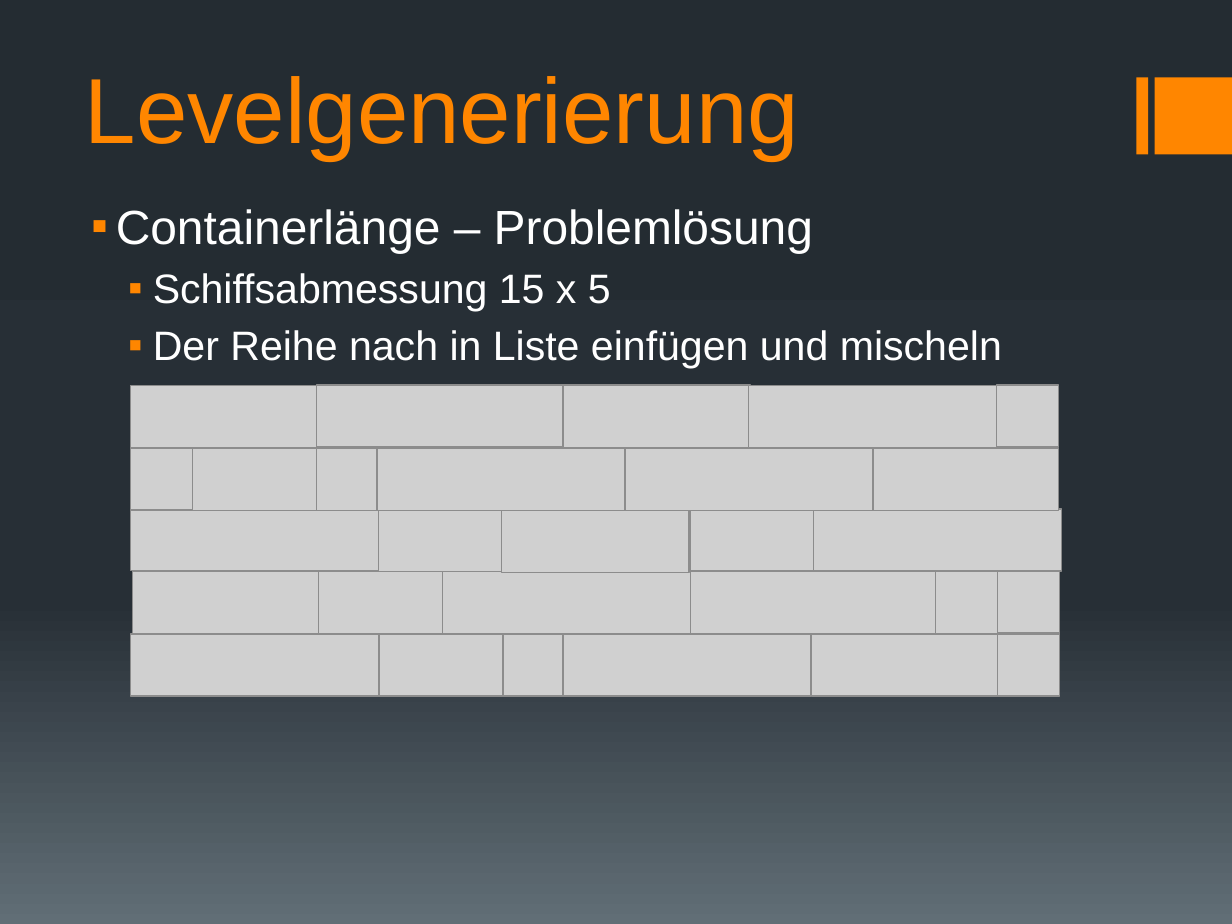
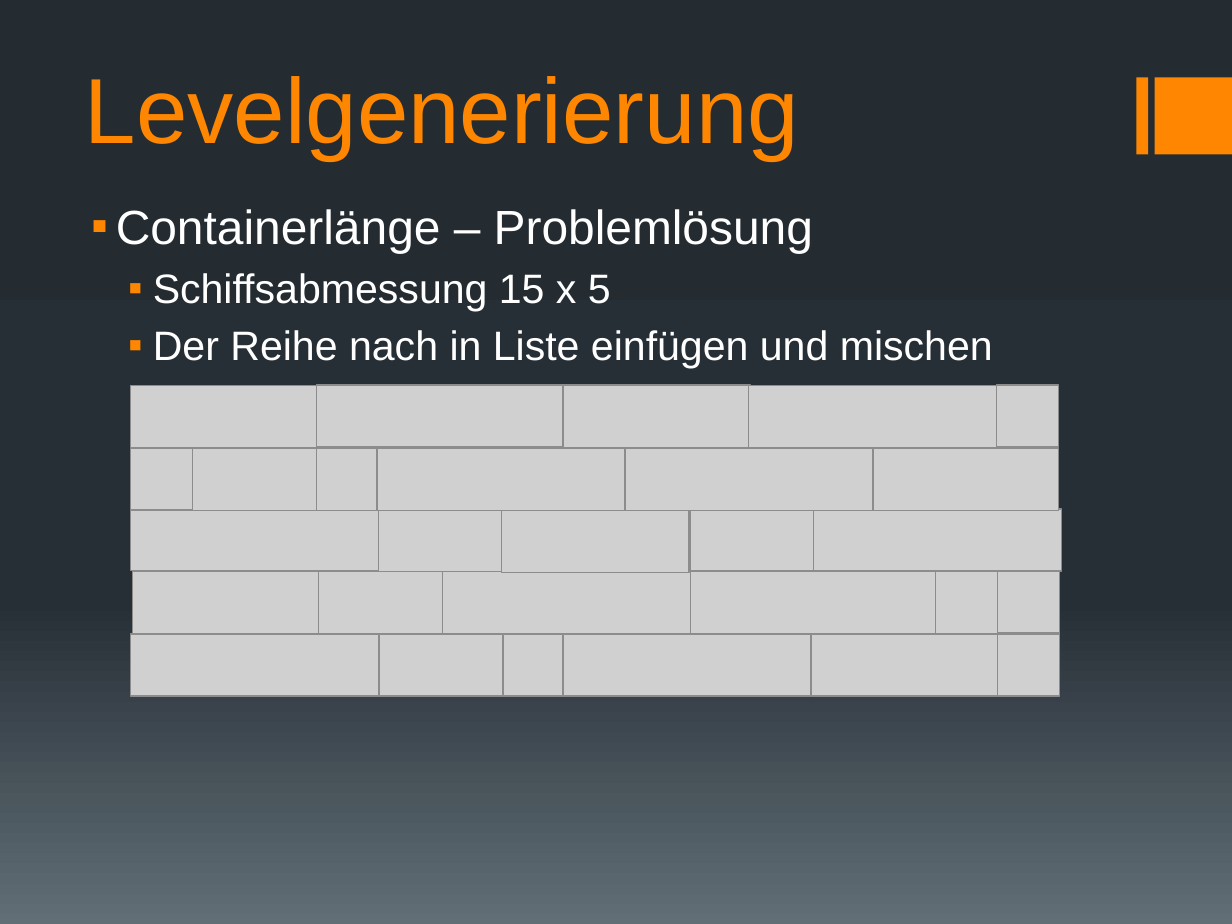
Before and after one commit to docker-apps/Docker, a slide deck: slide 10 of Documents/Design/Design_Präsentation_v1.pptx. Drawn at 1232x924 pixels with LibreOffice and Linux fonts; fonts in the diff are those of the drawing; grey boxes stand for pictures. Boxes give left, top, right and bottom in pixels: in the first picture for what was removed or moved away, otherwise in the second. Text is boxed around its words. In the diff, an @@ line names an element or a change of style, - is before the commit and + after.

```diff
--- a/Documents/Design/Design_Präsentation_v1.pptx
+++ b/Documents/Design/Design_Präsentation_v1.pptx
@@ text at <box>153,330,993,369</box>: text changed @@
-  ▪ Der Reihe nach in Liste einfügen und mischeln
+  ▪ Der Reihe nach in Liste einfügen und mischen
```
Also in this commit, not shown: 1 other slide changed.
